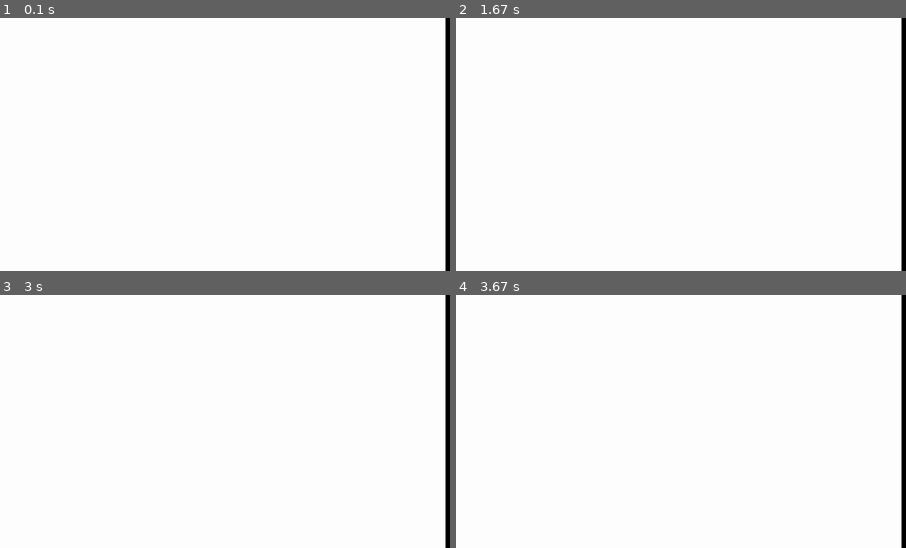
Above: before the commit, frames 1-4 (two rows, left to right).
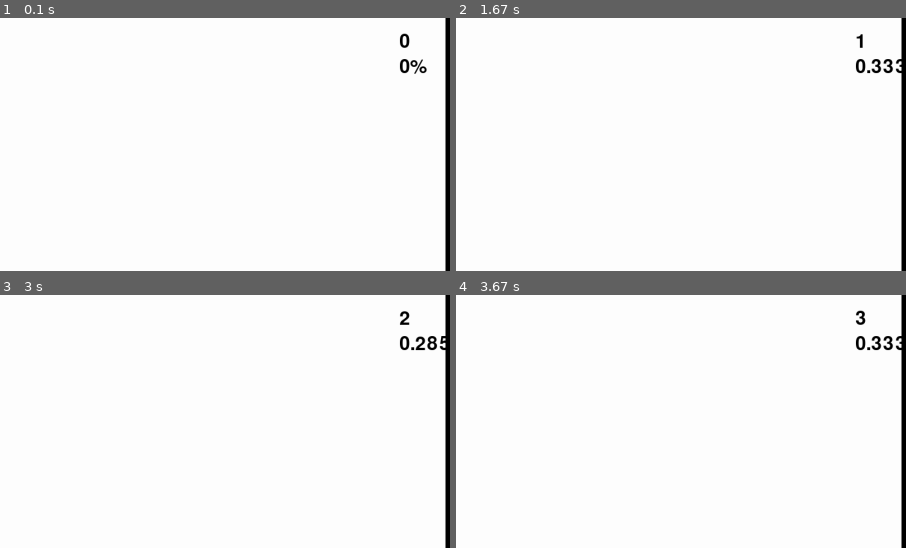
Above: after the commit, the same moments.

Repository: wepukka/PyGame
Game: pygame game, started from main.py
The game is run twice, just before and just after one commit, with the same random seed, the same clock (stepped at 60 frames per second) and the same inputs.
Inputs (mouse positions are % of the whole screen's width and height, from its top left):
- Up to frame 1 (0.1 s): no input
- Up to frame 2 (1.67 s): press the mouse at (51, 57) at 0.37 s; move the mouse to (38, 54) at 0.47 s; release the mouse at (26, 51) at 0.6 s; press the mouse at (46, 82) at 1.2 s; move the mouse to (58, 60) at 1.3 s; release the mouse at (71, 37) at 1.43 s; press the mouse at (46, 82) at 1.53 s; move the mouse to (50, 83) at 1.63 s
- Up to frame 3 (3 s): release the mouse at (54, 83) at 1.77 s; click (70, 51) at 1.88 s; press the mouse at (30, 15) at 2.2 s; move the mouse to (51, 24) at 2.3 s; release the mouse at (71, 32) at 2.43 s; press the mouse at (30, 15) at 2.53 s; move the mouse to (51, 20) at 2.63 s; release the mouse at (73, 25) at 2.77 s; press the mouse at (30, 15) at 2.87 s; move the mouse to (29, 24) at 2.97 s
- Up to frame 4 (3.67 s): release the mouse at (28, 32) at 3.1 s; press the mouse at (19, 47) at 3.2 s; move the mouse to (17, 35) at 3.3 s; release the mouse at (15, 23) at 3.43 s; press the mouse at (19, 47) at 3.53 s; move the mouse to (16, 44) at 3.63 s
The pictures show only the part of the screen within x 50-100%, y 0-50%; the shares and areas given below are measured in that part.

The runs differ from the first frame. In frame 1, 0.3% of the frame differs, in the area x 88-95%, y 5-23%; in frame 2, 0.4%; in frame 3, 0.4%, in the area x 88-100%, y 6-23%; in frame 4, 0.4%.

Commit message:
Hit accuracy

Diff:
--- a/main.py
+++ b/main.py
@@ -1,5 +1,7 @@
 import pygame, os
 from random import randrange
+
+pygame.init()
 
 WIDTH,HEIGHT = 1600,900
 WIN = pygame.display.set_mode((WIDTH,HEIGHT))
@@ -23,10 +25,11 @@
     y = randrange(800)
     return x,y
 
-def add_targets(targets): # Append target to list with randomized x,y vector
-    spawn_point = randomize_spawn()
-    target = pygame.Rect(spawn_point[0], spawn_point[1], TARGET_HEIGHT,TARGET_WIDTH)
-    targets.append(target)
+def add_targets(targets,target_amount): # Append target to list with randomized x,y vector
+    for i in range(target_amount):
+        spawn_point = randomize_spawn()
+        target = pygame.Rect(spawn_point[0], spawn_point[1], TARGET_HEIGHT,TARGET_WIDTH)
+        targets.append(target)
 
 def draw_borders(): # Draw black borders, delete?
     BORDER_RIGHT = pygame.Rect(WIDTH- 8,0,10, HEIGHT)
@@ -44,44 +47,66 @@
         if event.button == 1:
             return True
 
-def handle_hit(event,targets): #Check if mouse cursor x & y axis inside targets 50px range
+def handle_hit(targets): #Check if mouse cursor x & y axis inside targets 50px range
     mouse_position = get_mouse_position()
-    if click_mouse_1(event):
-        for target in targets:
-            if mouse_position[0] >= target.x and mouse_position[0] <= target.x + 50 and mouse_position[1] >= target.y and mouse_position[1] <= target.y + 50:
-                    targets.remove(target)
-                    return True
+    for target in targets:
+        if mouse_position[0] >= target.x and mouse_position[0] <= target.x + 50 and mouse_position[1] >= target.y and mouse_position[1] <= target.y + 50:
+                targets.remove(target)
+                return True
 
-def draw_window(targets): #Draw everything
+def draw_window(targets,text_score, text_accuracy): #Draw everything
     WIN.fill(WHITE)
     for target in targets:
         WIN.blit(TARGET, (target.x, target.y))
 
+    WIN.blit(text_score, (WIDTH - 90 , 25))
+    WIN.blit(text_accuracy, (WIDTH - 90 , 70))
     draw_borders()
     pygame.display.update()
 
 def main():
+    click_amount = 0
+    game_over = False
+    targets = []
+    target_amount = 1
+    score = 0
+    timer = 1
+    hit_accuracy = 0
+    font = pygame.font.SysFont(None, 50)
+    timer_event = pygame.USEREVENT + 1
+    pygame.time.set_timer(timer_event, 1000) # 1000ms
 
-    targets = []
-    score = 0
-    timer = 0
-
-    timer_event = pygame.USEREVENT + 0
-    pygame.time.set_timer(timer_event, 1000) # 1000ms
     clock = pygame.time.Clock() # Game running speed (FPS)
     run = True
     while run:
+
         clock.tick(FPS)
         for event in pygame.event.get():
             if event.type == pygame.QUIT:
                 run = False
             elif event.type == timer_event:
-                add_targets(targets)
+                add_targets(targets, target_amount)
                 timer += 1
-            if handle_hit(event, targets):
-                score += 1
+                if timer % 25 == 0:
+                    target_amount += 1
+            if click_mouse_1(event):
+                click_amount += 1
+                hit_accuracy = score / click_amount
+                if handle_hit(targets):
+                    score += 1
+                    hit_accuracy = score / click_amount
 
-        draw_window(targets)
+
+            if len(targets) > 25:
+                game_over = True
+                print(game_over)
+
+        text_accuracy = font.render(str(hit_accuracy) + "%", True, (BLACK))
+        text_score = font.render(str(score), True, (BLACK))
+        draw_window(targets,text_score, text_accuracy)
+
+
+
 
     pygame.quit()
 
